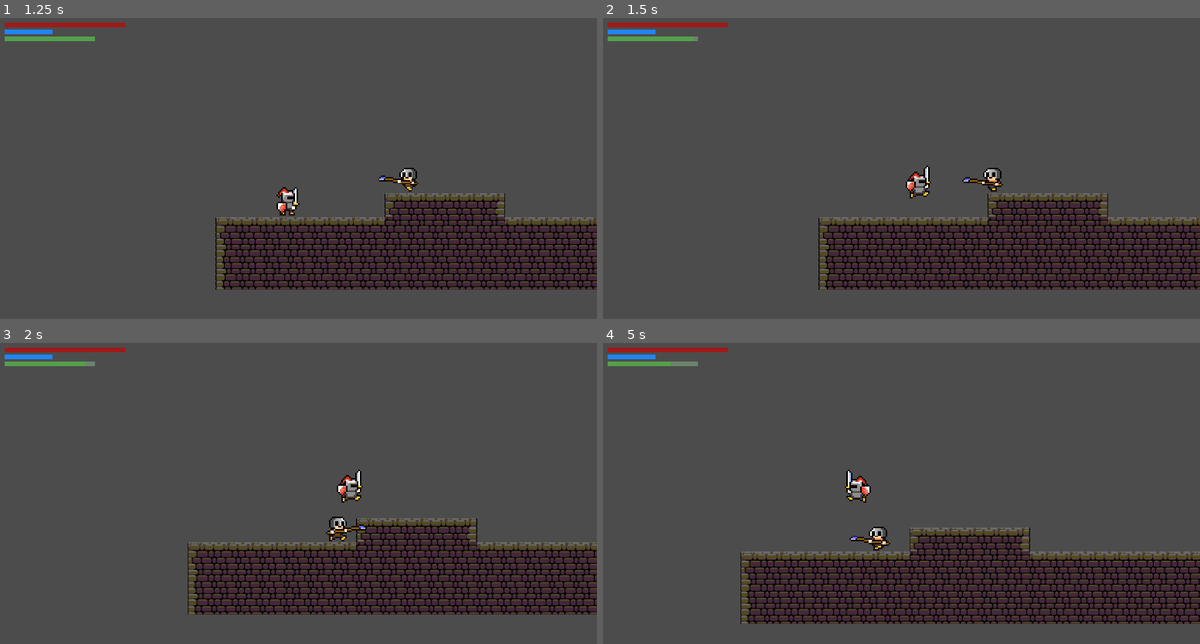
Above: before the commit, frames 1-4 (two rows, left to right).
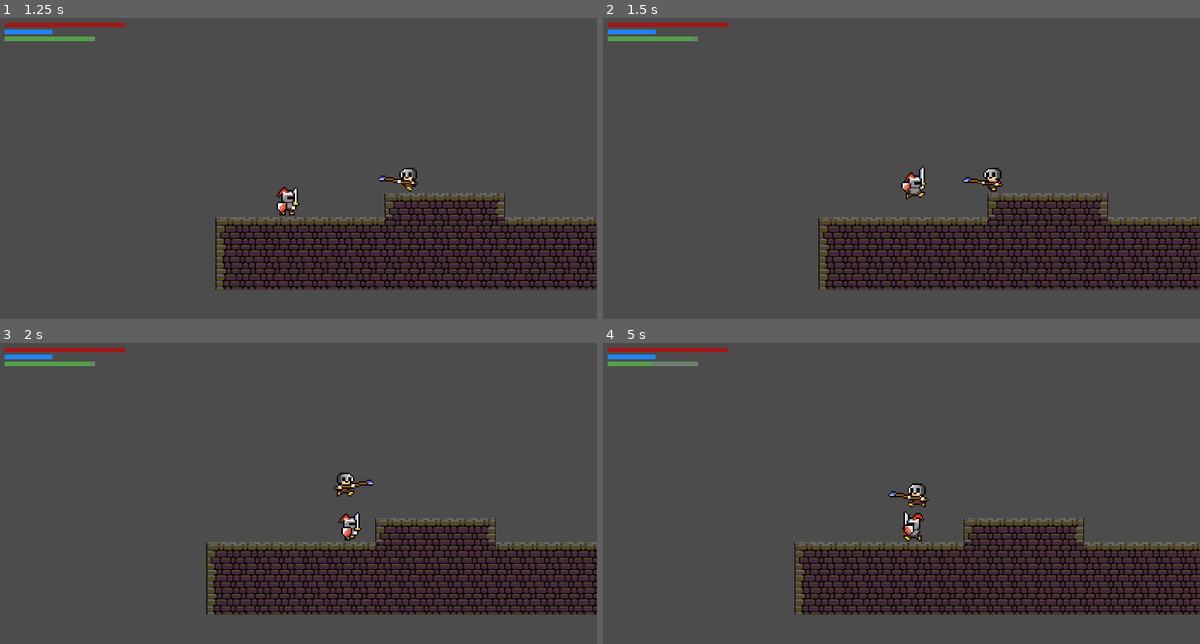
Above: after the commit, the same moments.

Repository: dim35/CEN3031-Project
Game: Godot game, scene res://screens/login_screen/login_screen.tscn
Same seed, same stepped clock (60 frames per second), same inputs: the game is played once before the commit and once after it.
Inputs:
- Up to frame 1 (1.25 s): click "Login" at 0.5 s
- Up to frame 2 (1.5 s): hold D (move_right) from 1.28 s (still down); tap Up (jump) at 1.35 s
- Up to frame 3 (2 s): keep holding D (move_right); tap Up (jump) at 1.52, 1.82 s
- Up to frame 4 (5 s): release D (move_right) at 2.03 s; hold A (move_left) 2.03-2.78 s; tap X (attack) at 2.1, 3.6 s; tap Up (jump) at 2.27, 2.3, 2.57, 2.85, 3.77, 3.8, 4.07, 4.35, 4.52, 4.82 s; hold D (move_right) 2.78-4.28 s; hold A (move_left) from 4.28 s (still down)

Frame 1 is identical in both runs. In frame 2, 0.3% of the frame differs, in the area x 49-55%, y 48-61%; in frame 3, 7.5%; in frame 4, 18%, in the area x 8-100%, y 6-94%.

Commit message:
Mobs now jump onto platforms to follow player.

Diff:
--- a/entity_scenes/ControllableEntity.gd
+++ b/entity_scenes/ControllableEntity.gd
@@ -29,7 +29,7 @@
 	# Player is jumping
 	if Input.is_action_just_pressed("jump"):
 		if is_on_floor():
-			velocity.y = -1.3*speed
+			velocity.y = -1.5*speed
 			stamina = max(stamina - STAMINA_JUMP_DEPLETION, 0)
 
 	# Player is attacking
--- a/entity_scenes/ControllableEntity.tscn
+++ b/entity_scenes/ControllableEntity.tscn
@@ -3,7 +3,7 @@
 [ext_resource path="res://entity_scenes/AnimatedEntity.tscn" type="PackedScene" id=1]
 [ext_resource path="res://entity_scenes/ControllableEntity.gd" type="Script" id=2]
 
-[node name="ControllableEntity" index="0" instance=ExtResource( 1 )]
+[node name="ControllableEntity" instance=ExtResource( 1 )]
 
 script = ExtResource( 2 )
 
--- a/entity_scenes/Mob.gd
+++ b/entity_scenes/Mob.gd
@@ -1,4 +1,5 @@
 extends "res://entity_scenes/AnimatedEntity.gd"
+
 
 
 func _ready():
@@ -21,11 +22,11 @@
 	if body.collision_layer == 4:
 		print("Collided with a player!")
 		update_state("attacking")
+	elif body.collision_layer == 1:
+		velocity.y = -2 * speed
 
 
 
 func _on_Area2D_body_exited( body ):
 	if body.collision_layer == 4:
 		update_state("walking")
-	elif body.collision_layer == 1:
-		print("Collided with a wall")
--- a/entity_scenes/Player.gd
+++ b/entity_scenes/Player.gd
@@ -8,7 +8,7 @@
 	MAX_MANA = 80
 	MAX_STAMINA = 150
 	MAX_DEFENSE = 300
-	MAX_SPEED = 180
+	MAX_SPEED = 150
 
 	health = MAX_HEALTH
 	stamina = MAX_STAMINA
